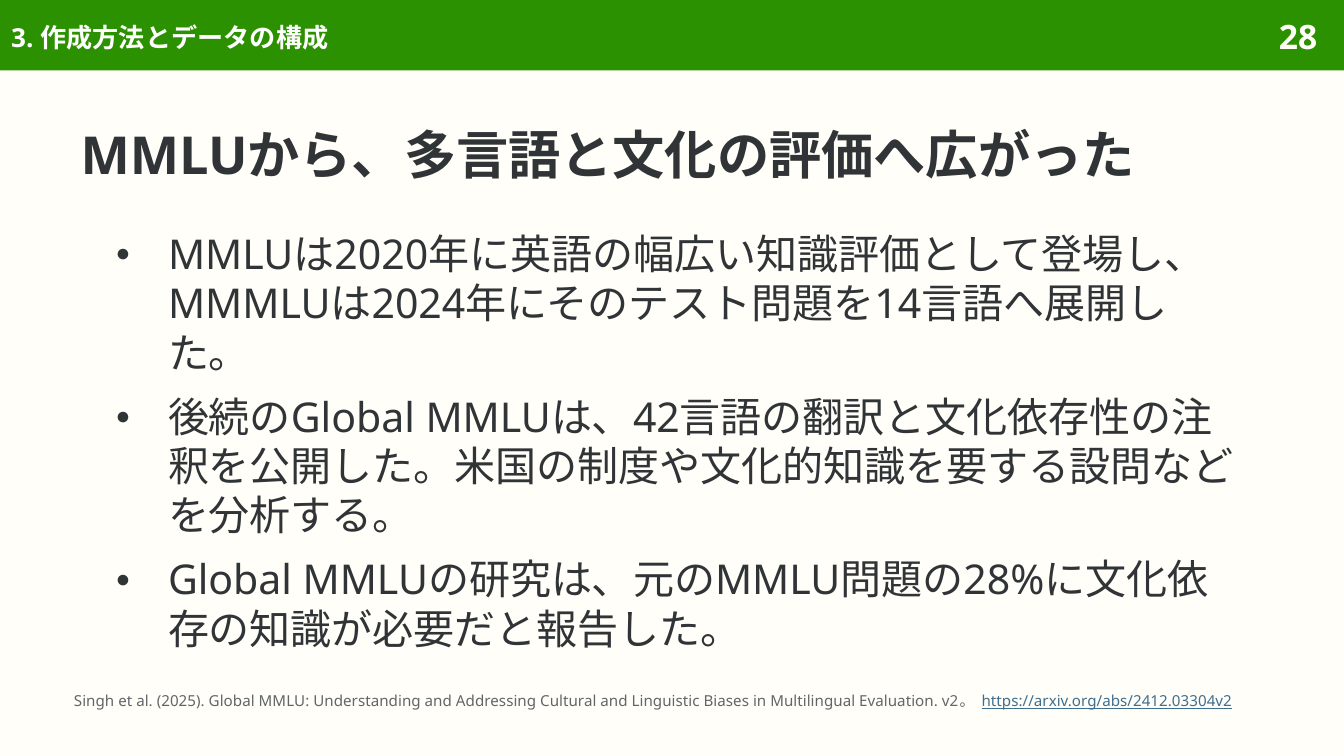
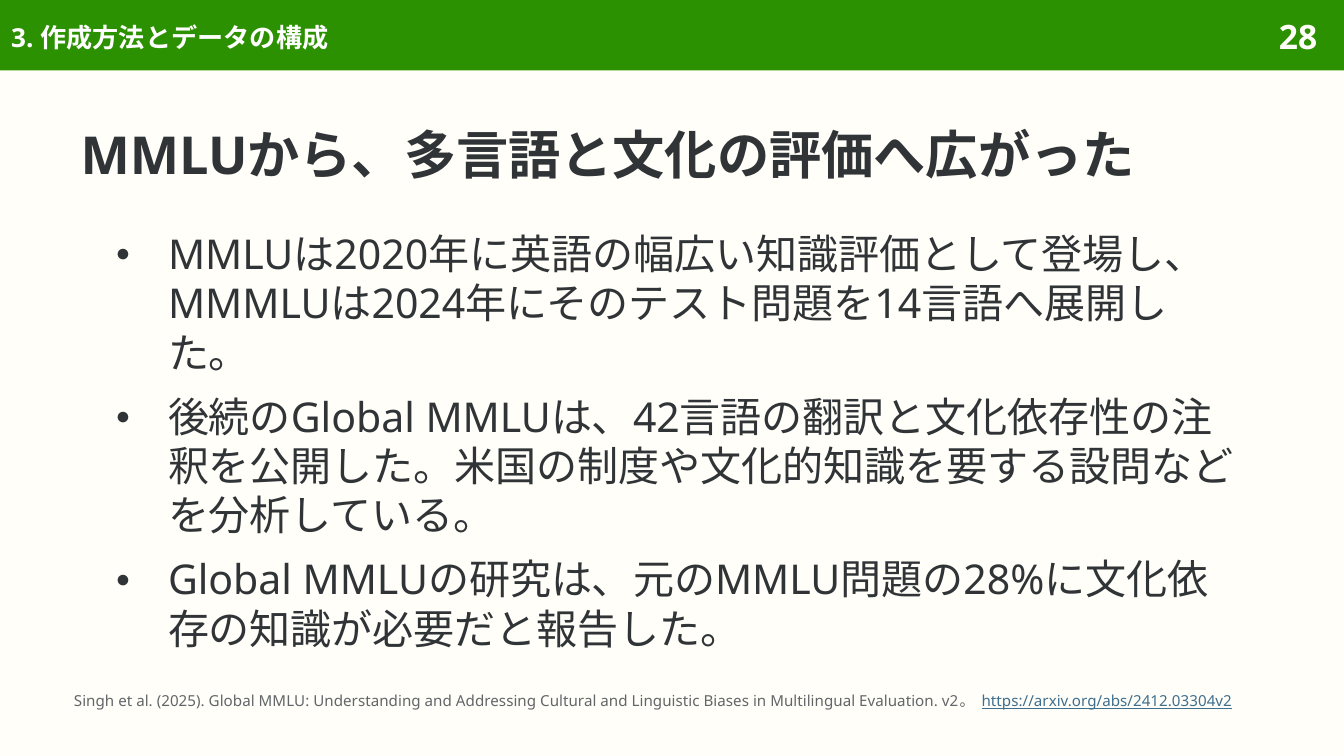
Before and after one commit to sasakiy84/datasets-in-10-minutes, a slide deck: slide 28 of slides/datasets-in-10-minutes-mmmlu.pptx. Drawn at 1344x756 pixels with LibreOffice and Linux fonts; fonts in the diff are those of the drawing. Boxes give left, top, right and bottom in pixels: in the first picture for what was removed or moved away, otherwise in the second. Text is boxed around its words. In the diff, an @@ line names an element or a change of style, - is before the commit and + after.

```diff
--- a/slides/datasets-in-10-minutes-mmmlu.pptx
+++ b/slides/datasets-in-10-minutes-mmmlu.pptx
@@ text at (168,397,1234,534): text changed @@
-● 後続のGlobal MMLUは、42言語の翻訳と文化依存性の注釈を公開した。米国の制度や文化的知識を要する設問などを分析する。
+● 後続のGlobal MMLUは、42言語の翻訳と文化依存性の注釈を公開した。米国の制度や文化的知識を要する設問などを分析している。
```
Also in this commit, not shown: 2 other slides changed, 7 other files.
